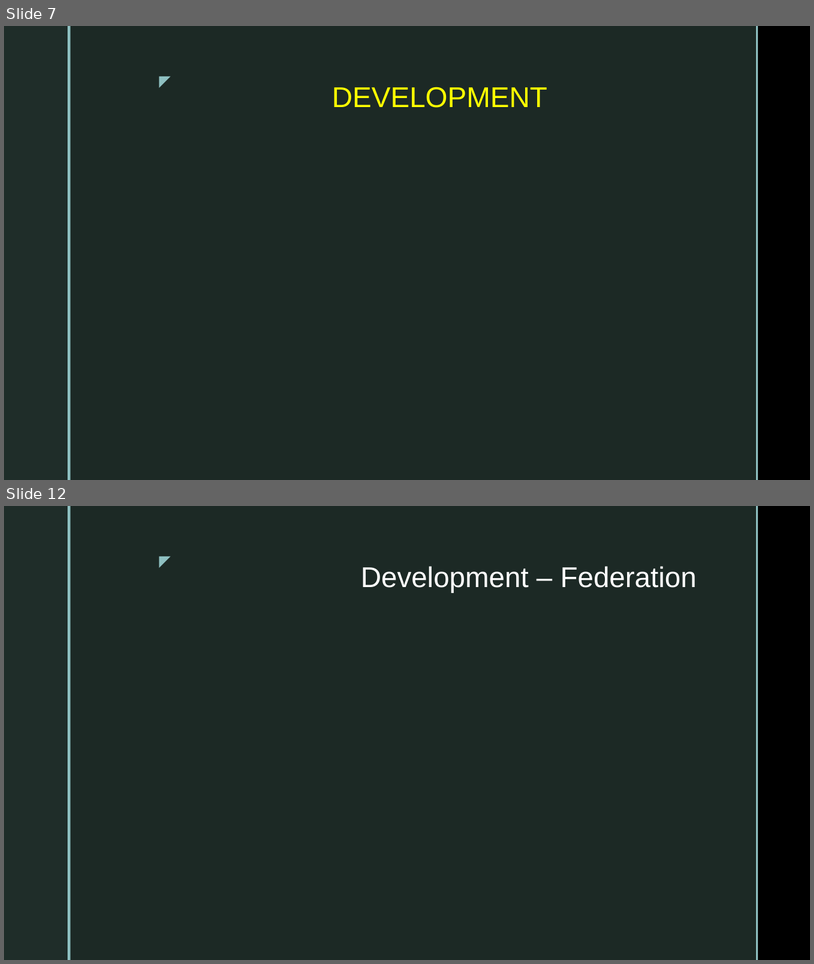
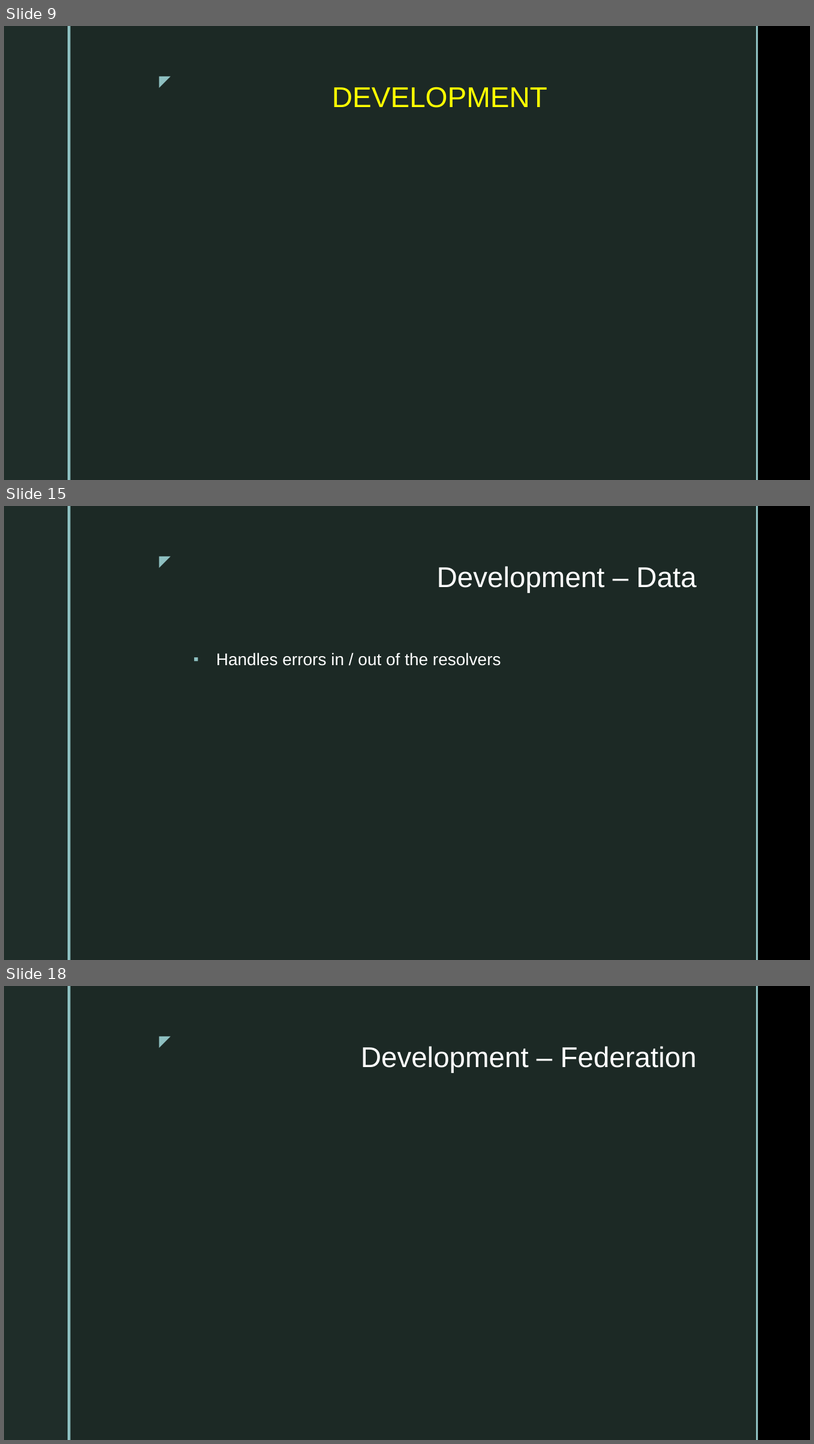
Before and after one commit to dtvu94/Apollo-Server-Client, a slide deck: Docs/Apollo_Server.pptx. Shown one above the other, each under a label of ours: slides 7 and 12 before the commit, slides 9, 15 and 18 after it; the slides between them are not shown. The pictures are 814x964 and 814x1444 pixels, drawn with LibreOffice and Linux fonts; fonts in the diff are those of the drawing; background and template pictures are left out. Boxes give left, top, right and bottom in pixels: in the first picture for what was removed or moved away, otherwise in the second. Text is boxed around its words. In the diff, an @@ line names an element or a change of style, - is before the commit and + after.

```diff
--- a/Docs/Apollo_Server.pptx
+++ b/Docs/Apollo_Server.pptx
@@ slide 15 added at (4,506,810,960), background picture (left out); not listed: 5 template elements that a slide beside it also shows @@
@@ title added at (437,566,696,592), 34 pt, text #FFFFFF @@
+Development – Data
@@ text added at (216,652,501,666), 20 pt, text #FFFFFF @@
+▪ Handles errors in / out of the resolvers
@@ what was slide 7 is now slide 9 @@
@@ what was slide 12 is now slide 18 @@
```
Also in this commit, not shown: 3 slides changed, 7 other slides added, 2 slides removed, 9 other files.
